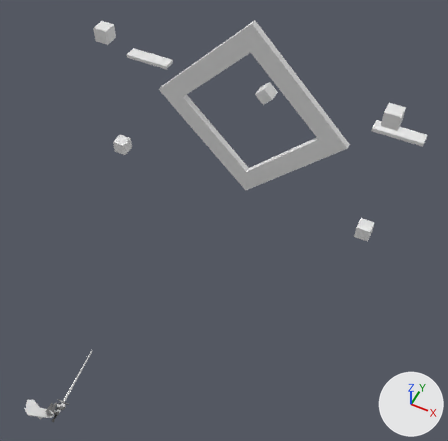
An edit to the Blender file ProtoLongswordRig.blend, drawn before and after from the same camera.
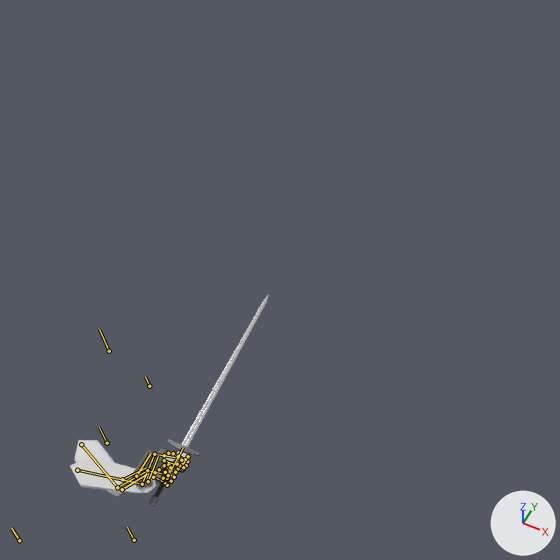
Old and new are each drawn whole from a 50 mm lens placed at (28.0, -16.0, 55.8), pointed at (5.5, 29.0, -0.4) and again close up on the part from 0% to 43% of the width and 56% to 100% of the height. The axes (+X, +Y, +Z) are drawn at lower right. The lights are the same throughout. Both versions are drawn at frame 14 of the action 'Swing1'; the numbers are the values there. The bones that bend it are drawn over the model as lines in the close-ups.

In view in the first close-up: 'Longsword', 'ProtoHandsModel'.
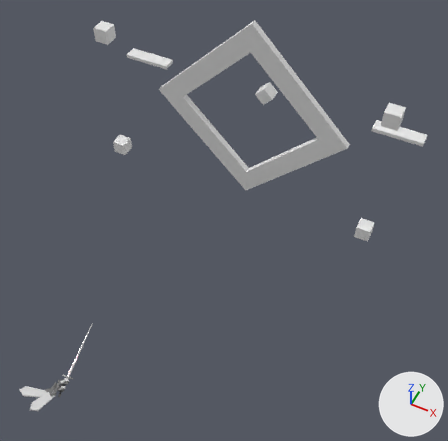
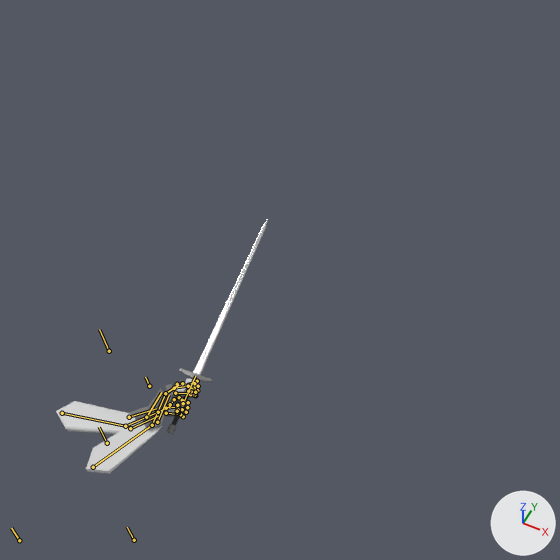
Location of each change, (x1, y1, x2, y2) in pixels of the close-ups (560 x 560 px):
'ProtoHandsModel', posed (20% wider, 66% taller)
    before: (70, 440, 189, 497)
    after: (56, 379, 199, 474)
'Longsword', posed (16% narrower)
    before: (149, 294, 269, 506)
    after: (167, 219, 268, 434)
bone 'Arm.L', root to tip
    before: (81, 444) to (117, 487)
    after: (62, 413) to (125, 426)
bone 'Hand.L', root to tip
    before: (155, 472) to (171, 474)
    after: (166, 408) to (184, 406)
bone 'Arm.R', root to tip
    before: (77, 470) to (142, 484)
    after: (93, 467) to (152, 425)
bone 'Hand.R', root to tip
    before: (164, 455) to (184, 459)
    after: (174, 388) to (194, 385)
bone 'Thumb1.R', root to tip
    before: (168, 453) to (173, 453)
    after: (177, 384) to (182, 383)
bone 'Thumb2.R', root to tip
    before: (173, 453) to (178, 456)
    after: (182, 383) to (188, 386)
bone 'IKTarget.L', root to tip
    before: (147, 470) to (159, 473)
    after: (158, 412) to (170, 406)
bone 'IKTarget.R', root to tip
    before: (154, 454) to (169, 456)
    after: (165, 393) to (178, 385)
bone 'Weapon', root to tip
    before: (168, 475) to (183, 448)
    after: (183, 403) to (195, 376)

What changed in the scene script:
```text
Change bone_arm_l:
    where bone_arm_l = bpy.data.objects['ProtoHandsRig'].pose.bones['Arm.L']  # child of 'Pivot'
    bone_arm_l.location: (-1.26, -1.97, -1.84) -> (-0.39, -1.5, -0.97)
Change bone_hand_l:
    where bone_hand_l = bpy.data.objects['ProtoHandsRig'].pose.bones['Hand.L']  # child of 'Wrist.L'
    bone_hand_l.rotation_quaternion: (0.998, 0.02, 0.001, -0.006) -> (0.979, 0.194, 0.013, -0.054)  # degrees (2, 0, -1) -> degrees (22, 3, -6)
Change bone_arm_r:
    where bone_arm_r = bpy.data.objects['ProtoHandsRig'].pose.bones['Arm.R']  # child of 'Pivot'
    bone_arm_r.location: (-0.47, -3.01, 0.56) -> (-0.39, -2.68, 0.92)
Change bone_hand_r:
    where bone_hand_r = bpy.data.objects['ProtoHandsRig'].pose.bones['Hand.R']  # child of 'Wrist.R'
    bone_hand_r.rotation_quaternion: (0.989, 0.018, 0.012, -0.115) -> (0.956, 0.261, 0.122, -0.056)  # degrees (2, 2, -13) -> degrees (30, 15, -3)
Change bone_thumb1_r:
    where bone_thumb1_r = bpy.data.objects['ProtoHandsRig'].pose.bones['Thumb1.R']  # child of 'Hand.R'
    bone_thumb1_r.rotation_quaternion: (0.941, 0.161, -0.019, -0.293) -> (0.91, 0.291, -0.06, -0.288)  # degrees (18, 3, -34) -> degrees (34, 3, -34)
Change bone_thumb2_r:
    where bone_thumb2_r = bpy.data.objects['ProtoHandsRig'].pose.bones['Thumb2.R']  # child of 'Thumb1.R'
    bone_thumb2_r.rotation_quaternion: (0.958, 0.288, 0.001, -0.005) -> (0.957, 0.288, 0.013, -0.045)  # degrees (33, 0, 0) -> degrees (33, 3, -4)
Change bone_iktarget_l:
    where bone_iktarget_l = bpy.data.objects['ProtoHandsRig'].pose.bones['IKTarget.L']
    bone_iktarget_l.location: (-2.46, 1.36, -2.61) -> (-2.93, 1.41, -2.67)
    bone_iktarget_l.rotation_quaternion: (0.731, -0.167, -0.638, 0.146) -> (0.659, -0.366, -0.656, -0.037)  # degrees (-74, -63, 73) -> degrees (-107, -63, 73)
Change bone_iktarget_r:
    where bone_iktarget_r = bpy.data.objects['ProtoHandsRig'].pose.bones['IKTarget.R']
    bone_iktarget_r.location: (2.15, 1.48, 0.64) -> (2.47, 1.56, 0.66)
    bone_iktarget_r.rotation_quaternion: (0.702, -0.103, 0.655, 0.096) -> (0.64, -0.354, 0.597, 0.33)  # degrees (-17, 86, 0) -> degrees (-58, 86, 0)
Change bone_weapon:
    where bone_weapon = bpy.data.objects['ProtoHandsRig'].pose.bones['Weapon']
    bone_weapon.location: (1.76, -1.73, 0.66) -> (0.83, -1.34, -1.58)
    bone_weapon.rotation_quaternion: (0.582, -0.491, -0.458, 0.459) -> (0.611, -0.443, -0.465, 0.447)  # degrees (-84, -5, 81) -> degrees (-80, -10, 81)
```
